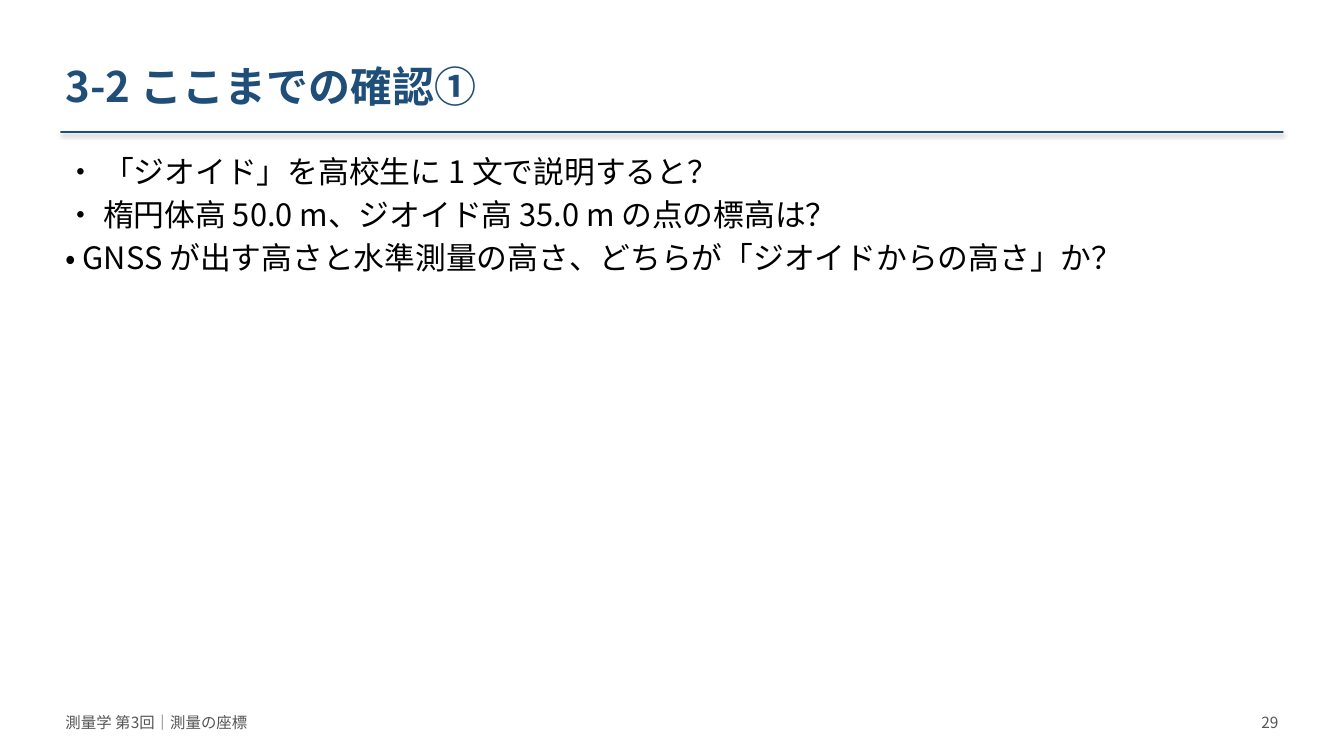
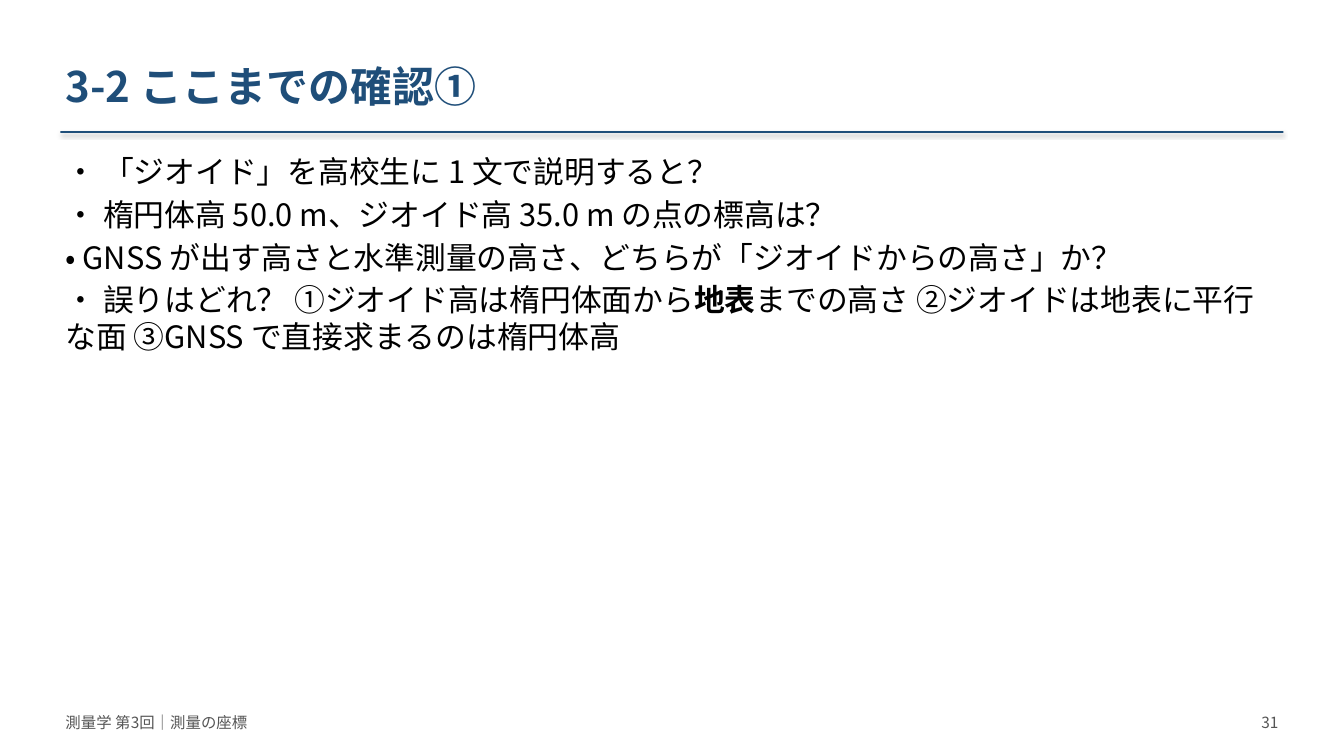
Before and after one commit to NN3210/Lecture, a slide deck: slide 31 of Surveying/materials/slides/第03回_測量の座標/slides.pptx (slide 29 before the commit). Drawn at 1344x756 pixels with LibreOffice and Linux fonts; fonts in the diff are those of the drawing. Boxes give left, top, right and bottom in pixels: in the first picture for what was removed or moved away, otherwise in the second. Text is boxed around its words. In the diff, an @@ line names an element or a change of style, - is before the commit and + after.

```diff
--- a/Surveying/materials/slides/第03回_測量の座標/slides.pptx
+++ b/Surveying/materials/slides/第03回_測量の座標/slides.pptx
@@ text at [103, 284, 909, 351]: paragraph added @@
+• 誤りはどれ？ ①ジオイド高は楕円体面から地表までの高さ ②ジオイドは地表に平行な面 ③GNSS で直接求まるのは楕円体高
@@ text at [1261, 716, 1278, 728]: text changed @@
-29
+31
```
Also in this commit, not shown: 60 other slides changed, 6 slides added, 5 other files.
